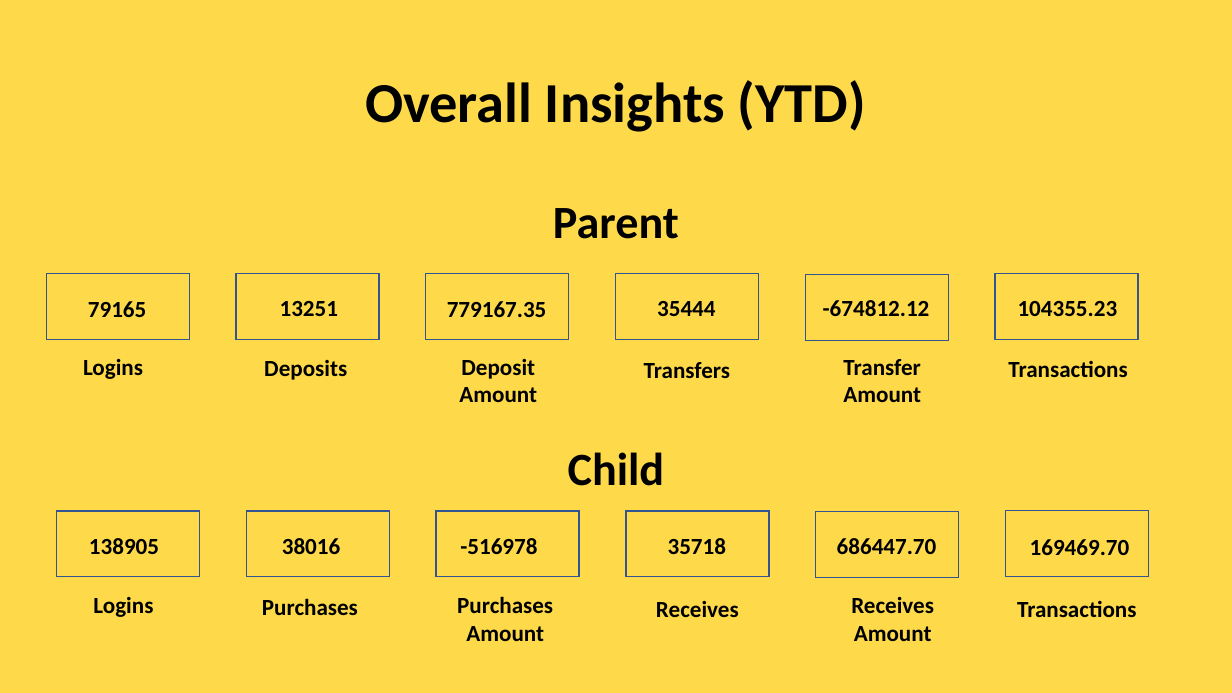
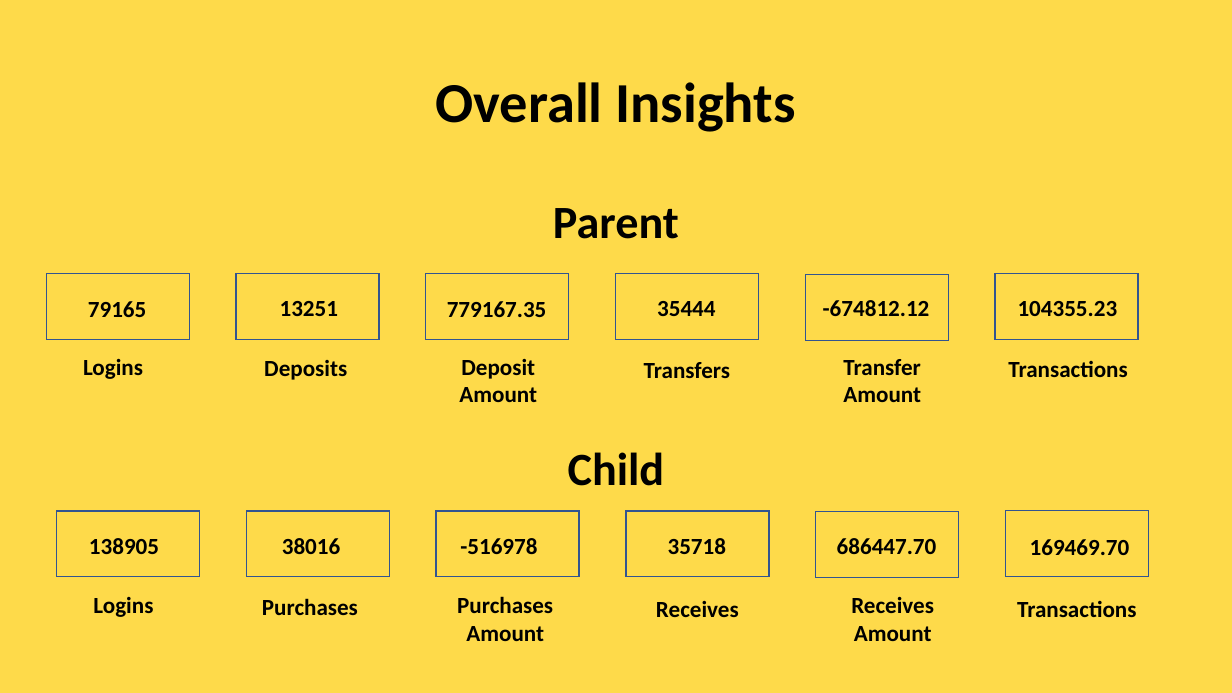
Before and after one commit to edimaudo/interview-questions, a slide deck: slide 3 of RBC/MyDoh_assignment.pptx. Drawn at 1232x693 pixels with LibreOffice and Linux fonts; fonts in the diff are those of the drawing. Boxes give left, top, right and bottom in pixels: in the first picture for what was removed or moved away, otherwise in the second. Text is boxed around its words. In the diff, an @@ line names an element or a change of style, - is before the commit and + after.

```diff
--- a/RBC/MyDoh_assignment.pptx
+++ b/RBC/MyDoh_assignment.pptx
@@ title at [436,82,795,132]: text changed @@
-Overall Insights (YTD)
+Overall Insights
```
